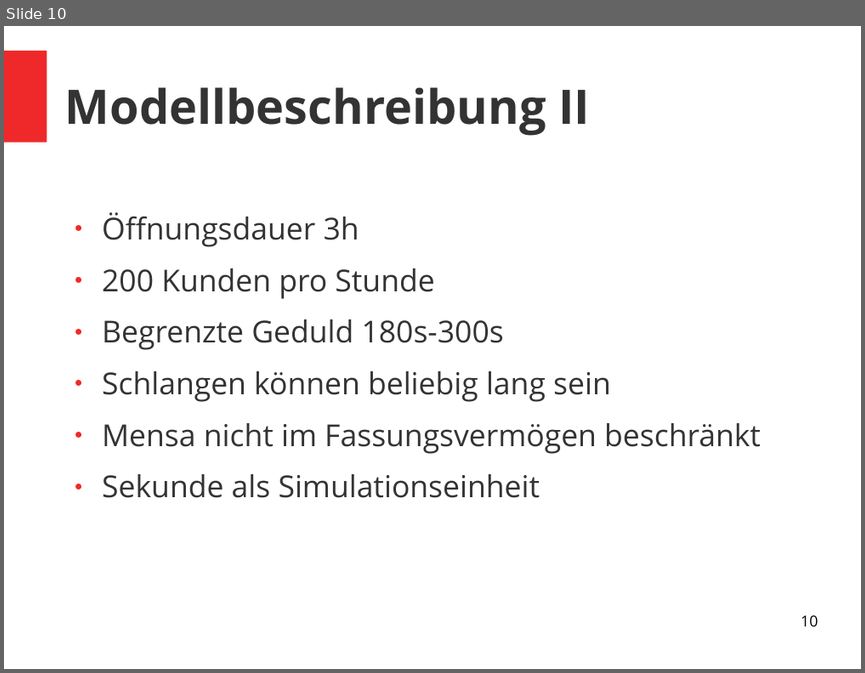
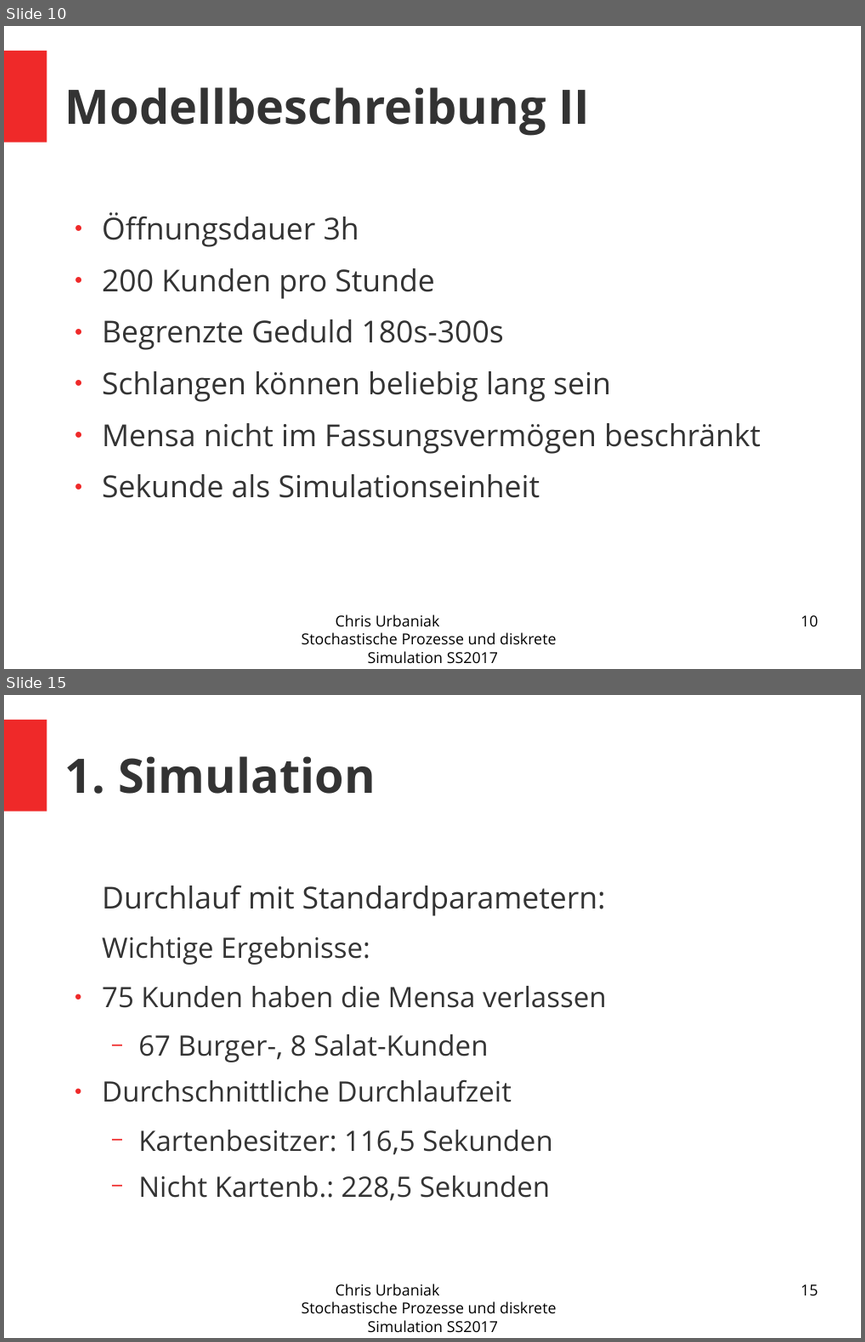
Before and after one commit to nouiteesator/seminar, a slide deck: Präsi.odp. Shown one above the other, each under a label of ours: slide 10 before the commit, slides 10 and 15 after it; the slides between them are not shown. The pictures are 865x673 and 865x1342 pixels, drawn with LibreOffice and Linux fonts; fonts in the diff are those of the drawing. Boxes give left, top, right and bottom in pixels: in the first picture for what was removed or moved away, otherwise in the second. Text is boxed around its words. In the diff, an @@ line names an element or a change of style, - is before the commit and + after.

```diff
--- a/Präsi.odp
+++ b/Präsi.odp
@@ slide 15 added at <box>4,695,861,1338</box>, background #FFFFFF; not listed: 1 template element that a slide beside it also shows @@
@@ title added at <box>65,756,375,794</box>, 44 pt, text #333333, bold @@
+1. Simulation
@@ text added at <box>102,885,607,1201</box>, 26 pt, text #333333 @@
+Durchlauf mit Standardparametern:
+Wichtige Ergebnisse:
+● 75 Kunden haben die Mensa verlassen
+  − 67 Burger-, 8 Salat-Kunden
+● Durchschnittliche Durchlaufzeit
+  − Kartenbesitzer: 116,5 Sekunden
+  − Nicht Kartenb.: 228,5 Sekunden
@@ text added at <box>302,1283,556,1332</box>, 14 pt, text #000000 @@
+Chris Urbaniak Stochastische Prozesse und diskrete Simulation SS2017
@@ page number added at <box>800,1284,817,1295</box>, 14 pt, text #000000 @@
+15
@@ slide 10 changed as well @@
@@ text added at <box>302,614,556,663</box>, 14 pt, text #000000 @@
+Chris Urbaniak Stochastische Prozesse und diskrete Simulation SS2017
```
Also in this commit, not shown: 8 other slides changed, 14 other slides added, 1 slide removed, 3 other files.
